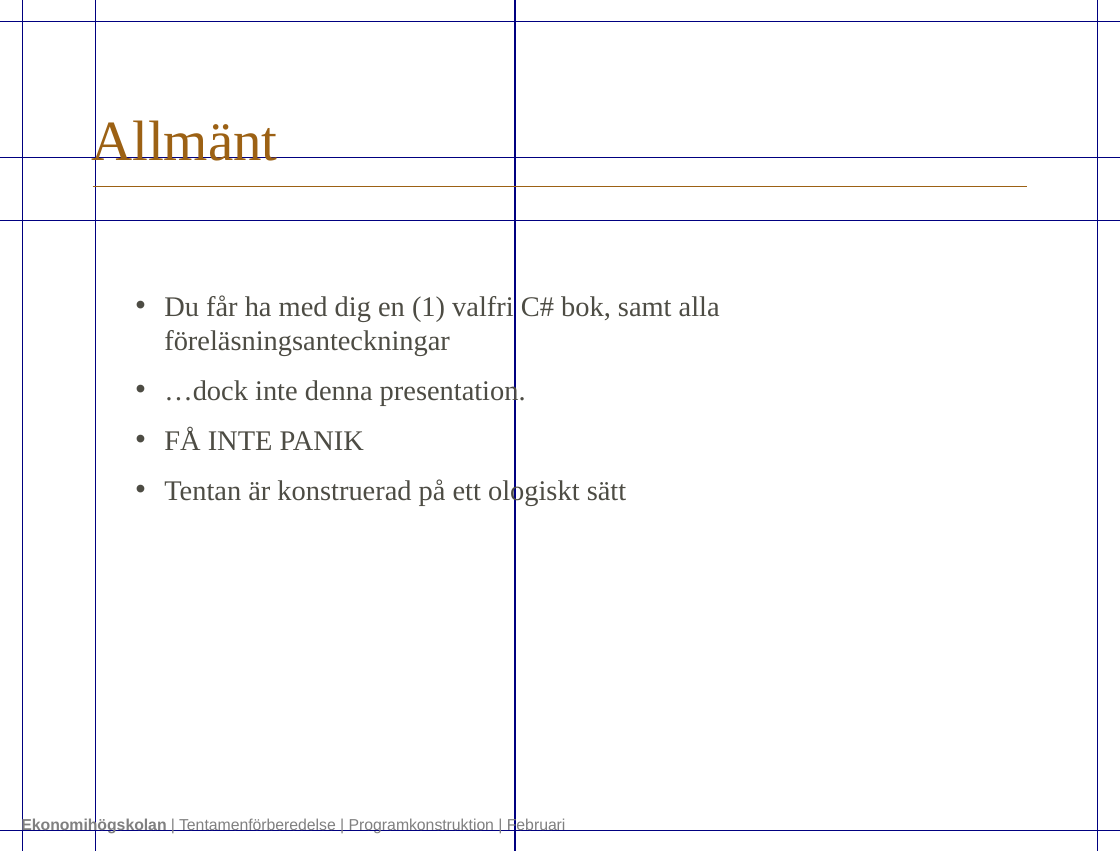
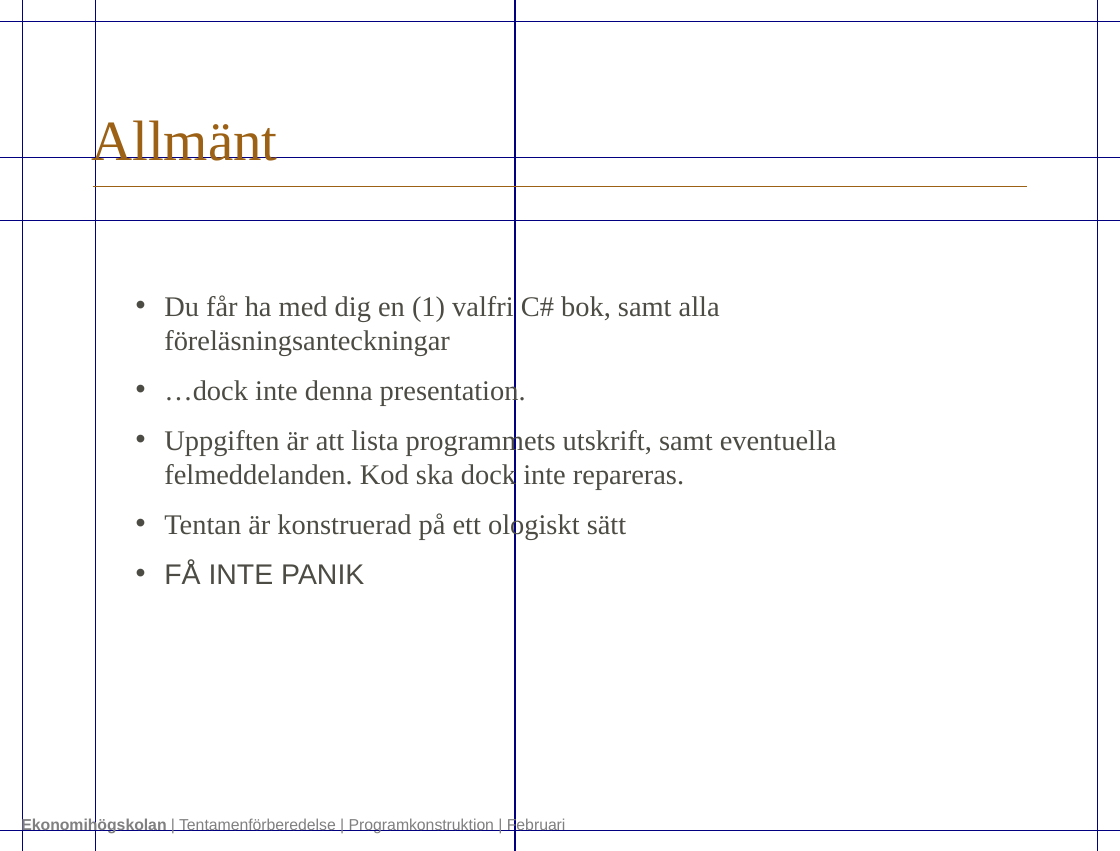
Before and after one commit to submarines-and/Exam-Preparations, a slide deck: slide 2 of PK/Tentamenförberedelse_SYSA14_PK_FEB.pptx. Drawn at 1120x851 pixels with LibreOffice and Linux fonts; fonts in the diff are those of the drawing; background and template pictures are left out. Boxes give left, top, right and bottom in pixels: in the first picture for what was removed or moved away, otherwise in the second. Text is boxed around its words. In the diff, an @@ line names an element or a change of style, - is before the commit and + after.

Commit message:
finished

```diff
--- a/PK/Tentamenförberedelse_SYSA14_PK_FEB.pptx
+++ b/PK/Tentamenförberedelse_SYSA14_PK_FEB.pptx
@@ text "Du får ha med dig ..." at bbox=[164, 295, 837, 539]: font Times New Roman to Arial in "FÅ INTE PANIK" @@
@@ text at bbox=[164, 428, 837, 539]: paragraphs added @@
+• Uppgiften är att lista programmets utskrift, samt eventuella felmeddelanden. Kod ska dock inte repareras.
+• Tentan är konstruerad på ett ologiskt sätt
@@ text at bbox=[164, 478, 626, 505]: paragraph removed @@
-• Tentan är konstruerad på ett ologiskt sätt
```
Also in this commit, not shown: 4 other slides changed.
